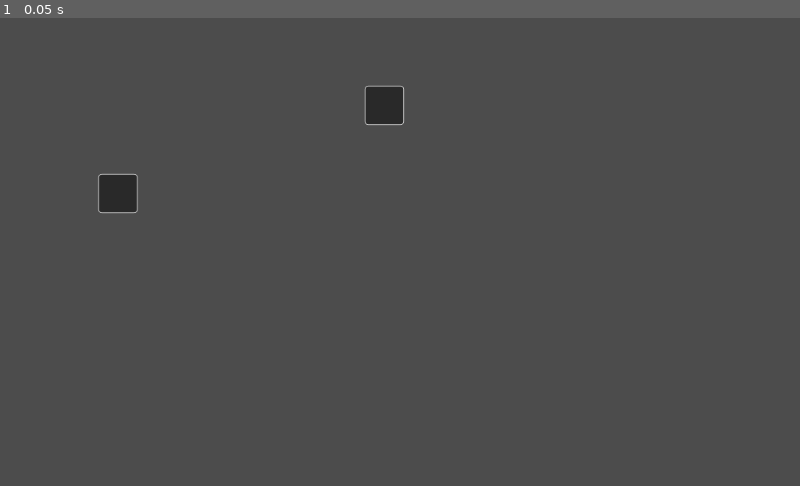
Above: before the commit, frame 1.
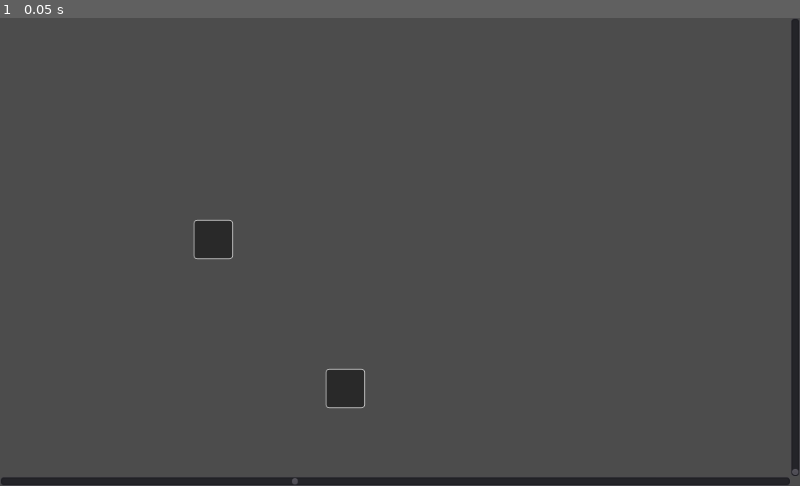
Above: after the commit, the same moment.

Repository: imjp94/gd-YAFSM
Game: Godot game, scene res://Control.tscn
Two runs of this game, one before a commit and one after it. Both use one fixed random seed, a clock stepped at 60 frames per second and the inputs below. The project has no main scene, so this scene is started directly.
Inputs:
- Up to frame 1 (0.05 s): no input

The runs differ from the first frame. In frame 1, 4.3% of the frame differs, in the area x 0-100%, y 0-100%.

Commit message:
Add FlowChartContainer to handle scroll better

Diff:
--- a/Control.tscn
+++ b/Control.tscn
@@ -1,7 +1,8 @@
-[gd_scene load_steps=3 format=2]
+[gd_scene load_steps=4 format=2]
 
 [ext_resource path="res://FlowChart.gd" type="Script" id=1]
 [ext_resource path="res://FlowChartNode.tscn" type="PackedScene" id=2]
+[ext_resource path="res://FlowChartContainer.gd" type="Script" id=3]
 
 [node name="Control" type="Control"]
 anchor_right = 1.0
@@ -10,28 +11,36 @@
 "_edit_use_anchors_": false
 }
 
-[node name="FlowChart" type="Control" parent="."]
+[node name="FlowChartContainer" type="Container" parent="."]
 anchor_right = 1.0
 anchor_bottom = 1.0
-margin_top = -1.0
-margin_bottom = -1.0
+script = ExtResource( 3 )
+__meta__ = {
+"_edit_use_anchors_": false
+}
+
+[node name="FlowChart" type="Control" parent="FlowChartContainer"]
+anchor_right = 1.0
+anchor_bottom = 1.0
 script = ExtResource( 1 )
 __meta__ = {
 "_edit_use_anchors_": false
 }
 
-[node name="From" parent="FlowChart" instance=ExtResource( 2 )]
-margin_left = 126.0
-margin_top = 201.0
-margin_right = 166.0
-margin_bottom = 241.0
-focus_mode = 1
-mouse_filter = 1
+[node name="From" parent="FlowChartContainer/FlowChart" instance=ExtResource( 2 )]
+margin_left = 417.091
+margin_top = 389.973
+margin_right = 467.091
+margin_bottom = 439.973
 
-[node name="To" parent="FlowChart" instance=ExtResource( 2 )]
-margin_left = 466.981
-margin_top = 88.4264
-margin_right = 506.981
-margin_bottom = 128.426
-focus_mode = 1
-mouse_filter = 1
+[node name="To" parent="FlowChartContainer/FlowChart" instance=ExtResource( 2 )]
+margin_left = 1043.18
+margin_top = 293.652
+margin_right = 1093.18
+margin_bottom = 343.652
+
+[node name="To2" parent="FlowChartContainer/FlowChart" instance=ExtResource( 2 )]
+margin_left = 248.465
+margin_top = 198.989
+margin_right = 298.465
+margin_bottom = 248.989
--- a/FlowChart.gd
+++ b/FlowChart.gd
@@ -1,5 +1,6 @@
 tool
 extends Control
+const FlowChartContainer = preload("FlowChartContainer.gd")
 const FlowChartNode = preload("FlowChartNode.gd")
 const FlowChartNodeScene = preload("FlowChartNode.tscn")
 const FlowChartLine = preload("FlowChartLine.gd")
@@ -117,6 +118,8 @@
 	if _moving_node: # TODO: Immediate dragging right after selected, cause ScrollContainer unable focus properly
 		_moving_node.rect_position =  get_local_mouse_position() + _mouse_offset
 		rect_min_size = get_minimum_size() # Update minimum size so ScrollContainer can handle scrolling
+		if get_parent() is FlowChartContainer:
+			get_parent().update()
 		for from in _connections:
 			var connections_from = _connections[from]
 			for to in connections_from:
@@ -124,12 +127,12 @@
 					var connection = _connections[from][to]
 					connection.join()
 
-func _get_minimum_size():
+func get_scroll_rect():
 	var rect = Rect2()
 	for child in get_children():
-		rect = rect.merge(child.get_rect())
-	rect = rect.grow(scroll_margin)
-	return rect.size
+		var child_rect = child.get_rect()
+		rect = rect.merge(child_rect)
+	return rect.grow(scroll_margin)
 
 func _on_node_focused_entered(node):
 	prints("focus", node.name)
--- /dev/null
+++ b/FlowChartContainer.gd
@@ -0,0 +1,37 @@
+extends Container
+
+var h_scroll
+var v_scroll
+
+
+func _ready():
+	h_scroll = HScrollBar.new()
+	add_child(h_scroll)
+	h_scroll.set_anchors_and_margins_preset(PRESET_BOTTOM_WIDE)
+	h_scroll.connect("value_changed", self, "_on_h_scroll_changed")
+
+	v_scroll = VScrollBar.new()
+	add_child(v_scroll)
+	v_scroll.set_anchors_and_margins_preset(PRESET_RIGHT_WIDE)
+	v_scroll.connect("value_changed", self, "_on_v_scroll_changed")
+
+	h_scroll.margin_right = -v_scroll.rect_size.x
+	v_scroll.margin_bottom = -h_scroll.rect_size.y
+
+func _notification(what):
+	match what:
+		NOTIFICATION_DRAW:
+			var content_rect = get_child(0).get_scroll_rect()
+			if not get_rect().encloses(content_rect):
+				h_scroll.min_value = content_rect.position.x
+				h_scroll.max_value = content_rect.size.x + content_rect.position.x - rect_size.x
+				# h_scroll.page = 10 # TODO: Dynamically update page with non-zero value
+				v_scroll.min_value = content_rect.position.y
+				v_scroll.max_value = content_rect.size.y + content_rect.position.y - rect_size.y
+				# v_scroll.page = 10 # TODO: Dynamically update page with non-zero value
+
+func _on_h_scroll_changed(value):
+	get_child(0).rect_position.x = -value
+
+func _on_v_scroll_changed(value):
+	get_child(0).rect_position.y = -value
